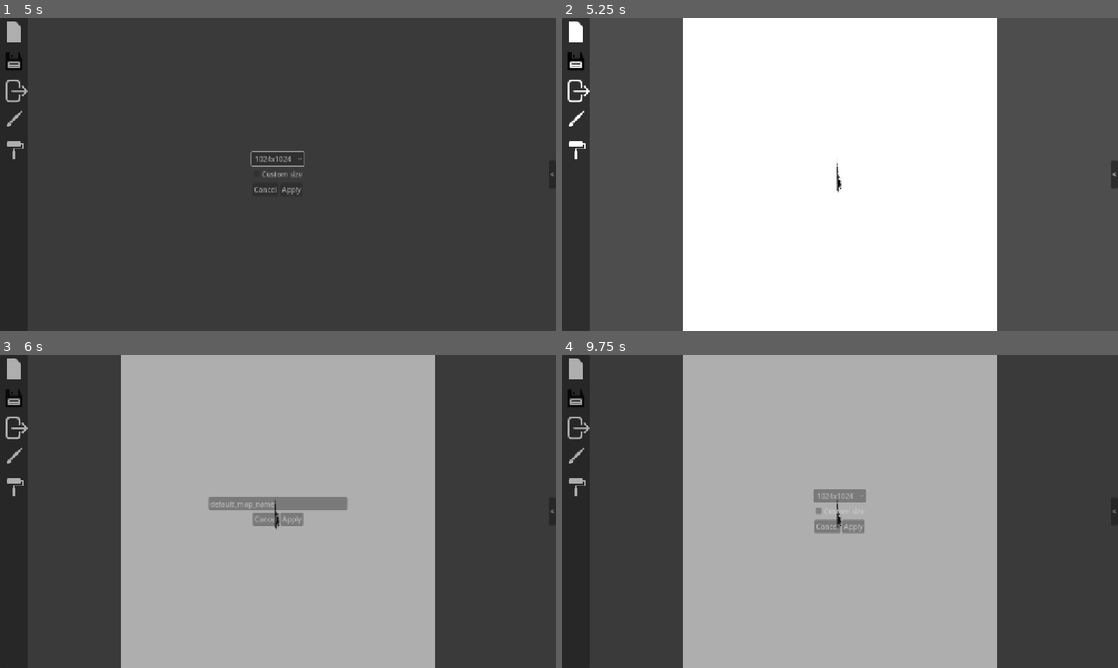
Above: before the commit, frames 1-4 (two rows, left to right).
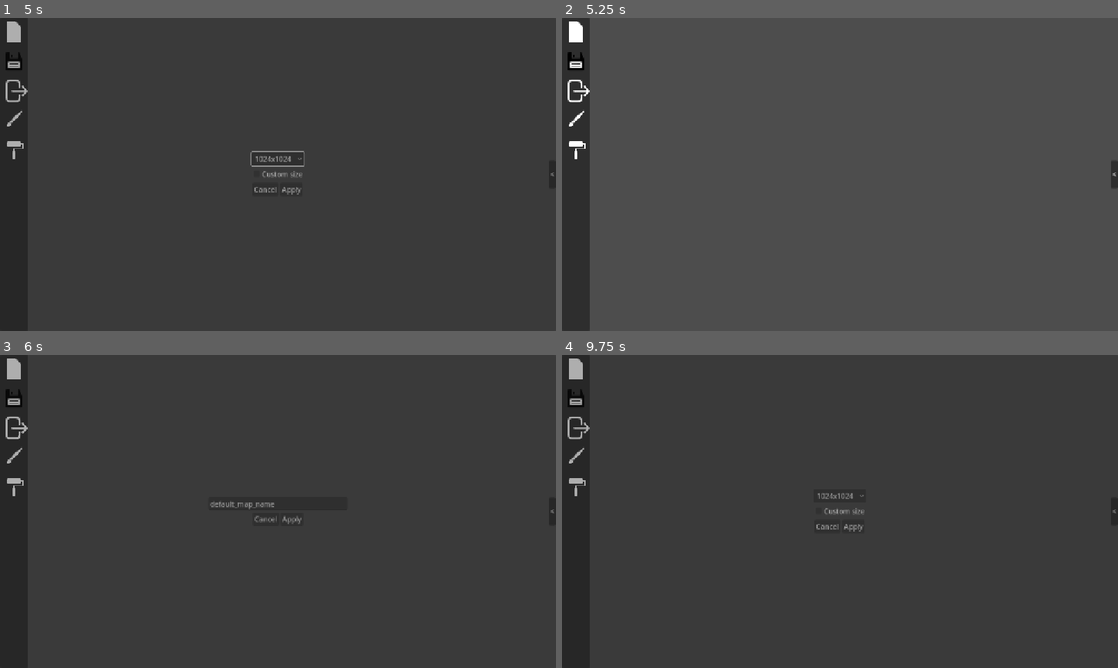
Above: after the commit, the same moments.

Repository: ObaniGemini/TabledotMapper
Game: Godot game, scene res://main.tscn
The game is run twice, just before and just after one commit, with the same random seed, the same clock (stepped at 60 frames per second) and the same inputs.
Inputs (mouse positions are in pixels of both pictures, inside the frame that each line leads up to):
- Up to frame 1 (5 s): click (11, 149) at 0.5 s; click (11, 30) at 1.25 s; click (11, 30) at 2 s; click (11, 121) at 2.75 s; click "1024x1024" at 3.5 s; click "Custom size" at 4.25 s
- Up to frame 2 (5.25 s): click "Apply" at 5 s
- Up to frame 3 (6 s): click (11, 426) at 5.75 s
- Up to frame 4 (9.75 s): click (573, 426) at 6.5 s; click (573, 458) at 7.25 s; click (573, 486) at 8 s; click "Apply" at 8.75 s; click (573, 367) at 9.5 s

Frame 1 is identical in both runs. In frame 2, 56% of the frame differs, in the area x 21-79%, y 0-100%; in frame 3, 56%; in frame 4, 56%.
Error after the commit: Parse Error: Identifier "TabledotImage" not declared in the current scope. (res://canvas.gd:101)

Commit message:
modify the engine to make pattern work better

Diff:
--- a/canvas.gd
+++ b/canvas.gd
@@ -4,22 +4,24 @@
 var height := 1
 
 @onready var canvas := Image.create_empty(width, height, false, Image.Format.FORMAT_RGBA8)
+@onready var pattern_canvas := Image.create_empty(width, height, false, Image.Format.FORMAT_RGBA8)
 @onready var texture := ImageTexture.create_from_image(canvas)
+@onready var pattern_texture := ImageTexture.create_from_image(pattern_canvas)
 @onready var viewport := $SubViewport
 @onready var brush := $Brush
-@onready var pattern := $PatternViewport
+@onready var pattern := $Pattern
 
 func _ready():
 	print("Generating map of " + str(width) + "x" + str(height))
 	$SubViewport.size.x = width
 	$SubViewport.size.y = height
-	$PatternViewport.size.x = width
-	$PatternViewport.size.y = height
+	pattern.set_size(width, height)
 
-	$PatternViewport/Sprite2D.scale = Vector2(30000.0, 30000.0)
-	$SubViewport/Sprite2D.texture = texture
+	$SubViewport/Canvas.texture = texture
+	$SubViewport/PatternCanvas.texture = pattern_texture
 
 	canvas.fill(Color(1, 1, 1))
+	pattern_canvas.fill(Color(0, 0, 0, 0))
 	blit()
 
 	$Camera2D.zoom = Vector2(1024.0, 1024.0) / Vector2(width, height).length()
@@ -61,6 +63,8 @@
 func blit():
 	texture.update(canvas)
 
+func pattern_blit():
+	pattern_texture.update(pattern_canvas)
 
 
 var canvas_updated := false
@@ -76,22 +80,41 @@
 	var canvas_rect := base_rect
 
 	# clamp
-	canvas_rect.size += Vector2i(mini(0, canvas_rect.position.x), mini(0, canvas_rect.position.y))
-	canvas_rect.position = Vector2i(maxi(0, canvas_rect.position.x), maxi(0, canvas_rect.position.y))
-	canvas_rect.size -= Vector2i(maxi(width, canvas_rect.position.x + canvas_rect.size.x), maxi(height, canvas_rect.position.y + canvas_rect.size.y)) - Vector2i(width, height)
-	canvas_rect.size = Vector2i(maxi(0, canvas_rect.size.x), maxi(0, canvas_rect.size.y))
+	canvas_rect.size += Vector2i(mini(0, canvas_rect.position.x), mini(0, canvas_rect.position.y)) # reduce size when position is negative
+	canvas_rect.position = Vector2i(maxi(0, canvas_rect.position.x), maxi(0, canvas_rect.position.y)) # clamp position
+	canvas_rect.size -= Vector2i(maxi(width, canvas_rect.position.x + canvas_rect.size.x), maxi(height, canvas_rect.position.y + canvas_rect.size.y)) - Vector2i(width, height) # reduce size when pos + size exceeds total size
+	canvas_rect.size = Vector2i(maxi(0, canvas_rect.size.x), maxi(0, canvas_rect.size.y)) #clamp size
 
 	var brush_rect := Rect2i(canvas_rect.position.x - base_rect.position.x, canvas_rect.position.y - base_rect.position.y, canvas_rect.size.x, canvas_rect.size.y)
 	if canvas_rect.size.x == 0 or canvas_rect.size.y == 0:
 		return
 
 
-	canvas_updated = true
 	if paint_mode:
-		canvas.blend_rect(pattern.get_texture().get_image(), canvas_rect, canvas_rect.position)
+		if !canvas_updated:
+			##var im : Image = pattern.get_full_pattern()
+			##for x in width:
+				##for y in height:
+					##var c := im.get_pixel(x, y)
+					##c.a = 0.0
+					##pattern_canvas.set_pixel(x, y, c)
+			TabledotImage.copy_no_alpha(pattern_canvas, pattern.get_full_pattern())
+
+		#var im2 : Image = pattern.get_pattern()
+		#for x in canvas_rect.size.x:
+			#for y in canvas_rect.size.y:
+				#var canvas_pos := canvas_rect.position + Vector2i(x, y)
+				#var c := pattern_canvas.get_pixelv(canvas_pos)
+				#c.a = minf(pattern.color.a, c.a + im2.get_pixelv(canvas_pos).a)
+				#pattern_canvas.set_pixelv(canvas_pos, c)
+
+		TabledotImage.add_only_alpha(pattern_canvas, pattern.get_pattern(), canvas_rect, pattern.color.a)
+		pattern_blit()
 	else:
 		canvas.blend_rect(brush.image, brush_rect, canvas_rect.position)
-	blit()
+		blit()
+
+	canvas_updated = true
 
 
 
@@ -137,6 +160,11 @@
 				paint(event.position)
 			else:
 				if canvas_updated:
+					if paint_mode:
+						canvas.blend_rect(pattern_canvas, Rect2i(0, 0, width, height), Vector2())
+						pattern_canvas.fill(Color(0, 0, 0, 0))
+						pattern_blit()
+						blit()
 					$History.push(History.Type.Canvas, canvas)
 				canvas_updated = false
 
--- a/canvas.tscn
+++ b/canvas.tscn
@@ -7,9 +7,6 @@
 
 [sub_resource type="ViewportTexture" id="ViewportTexture_75aqd"]
 viewport_path = NodePath("SubViewport")
-
-[sub_resource type="ViewportTexture" id="ViewportTexture_15w7l"]
-viewport_path = NodePath("PatternViewport")
 
 [node name="Canvas" type="Node2D"]
 script = ExtResource("1_75aqd")
@@ -21,16 +18,16 @@
 handle_input_locally = false
 oversampling = false
 
-[node name="Sprite2D" type="Sprite2D" parent="SubViewport"]
+[node name="Canvas" type="Sprite2D" parent="SubViewport"]
 centered = false
 
-[node name="PatternViewport" parent="." instance=ExtResource("3_k4n84")]
+[node name="PatternCanvas" type="Sprite2D" parent="SubViewport"]
+centered = false
 
 [node name="Viewport" type="Sprite2D" parent="."]
 texture = SubResource("ViewportTexture_75aqd")
 
-[node name="Pattern" type="Sprite2D" parent="."]
-texture = SubResource("ViewportTexture_15w7l")
+[node name="Pattern" parent="." instance=ExtResource("3_k4n84")]
 
 [node name="Brush" parent="." instance=ExtResource("2_pfdkn")]
 position = Vector2(-1, 0)
--- a/scenes/pattern.gd
+++ b/scenes/pattern.gd
@@ -1,29 +1,58 @@
-extends SubViewport
+extends Node2D
+
+@onready var brush := $PatternViewport/Sprite2D
+@onready var full_pattern := $FullPattern/Sprite2D
 
 var brush_size := 512.0
+var color := Color()
+
+func _ready():
+	$PatternViewport/Sprite2D.scale = Vector2(30000.0, 30000.0)
+	$FullPattern/Sprite2D.scale = Vector2(30000.0, 30000.0)
+
+func set_size(x: float, y: float):
+	$PatternViewport.size.x = x
+	$PatternViewport.size.y = y
+	$FullPattern.size.x = x
+	$FullPattern.size.y = y
 
 func set_pattern(c: CompressedTexture2D):
-	$Sprite2D.material.set_shader_parameter("tex", c)
+	brush.material.set_shader_parameter("tex", c)
+	full_pattern.material.set_shader_parameter("tex", c)
 
 func set_pattern_size(s: float):
-	$Sprite2D.material.set_shader_parameter("tex_size", 51.0 - s)
+	var size := 51.0 - s
+	brush.material.set_shader_parameter("tex_size", size)
+	full_pattern.material.set_shader_parameter("tex_size", size)
 
 func set_pattern_rotation(r: float):
-	$Sprite2D.material.set_shader_parameter("tex_rotation", r)
+	brush.material.set_shader_parameter("tex_rotation", r)
+	full_pattern.material.set_shader_parameter("tex_rotation", r)
+
 
 func set_pattern_offset(offset: Vector2):
-	$Sprite2D.material.set_shader_parameter("tex_offset", offset)
+	brush.material.set_shader_parameter("tex_offset", offset)
+	full_pattern.material.set_shader_parameter("tex_offset", offset)
 
 
 func set_brush_pos(pos: Vector2):
-	$Sprite2D.material.set_shader_parameter("brush_pos", pos / Vector2(size))
+	brush.material.set_shader_parameter("brush_pos", pos / Vector2($PatternViewport.size))
 
 func set_brush_size(s: float):
 	brush_size = s
-	$Sprite2D.material.set_shader_parameter("brush_size", brush_size)
+	brush.material.set_shader_parameter("brush_size", brush_size)
 
 func set_brush_roughness(r: float):
-	$Sprite2D.material.set_shader_parameter("brush_roughness", r)
+	brush.material.set_shader_parameter("brush_roughness", r)
 
 func set_brush_color(c: Color):
-	$Sprite2D.material.set_shader_parameter("brush_color", c)
+	color = c
+	brush.material.set_shader_parameter("brush_color", color)
+	full_pattern.material.set_shader_parameter("brush_color", color)
+
+
+func get_pattern() -> Image:
+	return $PatternViewport.get_texture().get_image()
+
+func get_full_pattern() -> Image:
+	return $FullPattern.get_texture().get_image()
--- a/scenes/pattern.tscn
+++ b/scenes/pattern.tscn
@@ -24,25 +24,23 @@
 	float brush_radius = brush_size * SCREEN_PIXEL_SIZE.x * 0.5;
 	float dist_to_center = xDiff * xDiff + yDiff * yDiff;
 
-	if (dist_to_center < (brush_radius * brush_radius)) {
-		vec2 uv = SCREEN_UV - vec2(0.5, 0.5);
-		uv.y *= -1.0;
+	vec2 uv = SCREEN_UV - vec2(0.5, 0.5);
+	uv.y *= -1.0;
 
-		float angle = atan(uv.y, uv.x);
-		float radius = length(uv);
-		angle += tex_rotation;
-		vec2 shifted = radius * vec2(cos(angle), sin(angle));
+	float angle = atan(uv.y, uv.x);
+	float radius = length(uv);
+	angle += tex_rotation;
+	vec2 shifted = radius * vec2(cos(angle), sin(angle));
 
-		COLOR = texture(tex, shifted * tex_size + tex_offset) * brush_color;
+	COLOR = texture(tex, shifted * tex_size + tex_offset) * brush_color;
 
-		if (brush_roughness < 1.0) {
-			float x = sqrt(dist_to_center)/brush_radius;
-			float d = clamp(1.0 + (brush_roughness - x)/(1.0 - brush_roughness), 0.0, 1.0);
-			COLOR.a *= d;
-			COLOR.rgb /= d;
-		}
-	} else {
+	if (dist_to_center >= (brush_radius * brush_radius)) {
 		COLOR.a = 0.0;
+	} else if (brush_roughness < 1.0) {
+		float x = sqrt(dist_to_center)/brush_radius;
+		float d = clamp(1.0 + (brush_roughness - x)/(1.0 - brush_roughness), 0.0, 1.0);
+		COLOR.a *= d;
+		//COLOR.rgb /= d;
 	}
 }
 "
@@ -58,14 +56,68 @@
 shader_parameter/brush_pos = Vector2(0.5, 0.5)
 shader_parameter/brush_color = Color(1, 1, 1, 1)
 
-[node name="PatternViewport" type="SubViewport"]
+[sub_resource type="Shader" id="Shader_p404m"]
+code = "shader_type canvas_item;
+
+uniform sampler2D tex : repeat_enable;
+uniform float tex_size : hint_range(1.0, 20.0);
+uniform float tex_rotation : hint_range(-3.14159, 3.14159);
+uniform vec2 tex_offset;
+uniform vec4 brush_color : source_color;
+
+void fragment() {
+	vec2 uv = SCREEN_UV - vec2(0.5, 0.5);
+	uv.y *= -1.0;
+
+	float angle = atan(uv.y, uv.x);
+	float radius = length(uv);
+	angle += tex_rotation;
+	vec2 shifted = radius * vec2(cos(angle), sin(angle));
+
+	COLOR = texture(tex, shifted * tex_size + tex_offset) * brush_color;
+	COLOR.a = 1.0;
+}
+"
+
+[sub_resource type="ShaderMaterial" id="ShaderMaterial_w8fan"]
+shader = SubResource("Shader_p404m")
+shader_parameter/tex_size = 0.0
+shader_parameter/tex_rotation = 0.0
+shader_parameter/tex_offset = Vector2(0, 0)
+shader_parameter/brush_color = Color(0, 0, 0, 1)
+
+[sub_resource type="ViewportTexture" id="ViewportTexture_p404m"]
+viewport_path = NodePath("PatternViewport")
+
+[sub_resource type="ViewportTexture" id="ViewportTexture_pc74k"]
+viewport_path = NodePath("FullPattern")
+
+[node name="PatternViewport" type="Node2D"]
+script = ExtResource("1_p404m")
+
+[node name="PatternViewport" type="SubViewport" parent="."]
+disable_3d = true
 transparent_bg = true
 handle_input_locally = false
-oversampling = false
-size = Vector2i(4096, 4096)
-script = ExtResource("1_p404m")
 
-[node name="Sprite2D" type="Sprite2D" parent="."]
+[node name="Sprite2D" type="Sprite2D" parent="PatternViewport"]
 material = SubResource("ShaderMaterial_k4n84")
 scale = Vector2(32000, 32000)
 texture = ExtResource("2_p404m")
+
+[node name="FullPattern" type="SubViewport" parent="."]
+disable_3d = true
+transparent_bg = true
+handle_input_locally = false
+
+[node name="Sprite2D" type="Sprite2D" parent="FullPattern"]
+material = SubResource("ShaderMaterial_w8fan")
+scale = Vector2(32000, 32000)
+texture = ExtResource("2_p404m")
+
+[node name="Pattern" type="Sprite2D" parent="."]
+texture = SubResource("ViewportTexture_p404m")
+
+[node name="Pattern2" type="Sprite2D" parent="."]
+self_modulate = Color(1, 1, 1, 0)
+texture = SubResource("ViewportTexture_pc74k")
--- a/submenus/brush.tscn
+++ b/submenus/brush.tscn
@@ -41,6 +41,14 @@
 value = 256.0
 rounded = true
 
+[node name="OptionButton" type="OptionButton" parent="."]
+layout_mode = 2
+item_count = 2
+popup/item_0/text = "Back"
+popup/item_0/id = 0
+popup/item_1/text = "Front"
+popup/item_1/id = 1
+
 [node name="HSeparator" type="HSeparator" parent="."]
 self_modulate = Color(1, 1, 1, 0)
 custom_minimum_size = Vector2(0, 16)
Not shown: 1 places in canvas.tscn that only renumber resources
Not shown: 1 places in scenes/pattern.tscn that only renumber resources
Not shown, added: modules/tabledotimage/SCsub
Not shown, added: modules/tabledotimage/config.py
Not shown, added: modules/tabledotimage/register_types.cpp
Not shown, added: modules/tabledotimage/register_types.h
Not shown, added: modules/tabledotimage/tabledotimage.cpp
Not shown, added: modules/tabledotimage/tabledotimage.h
